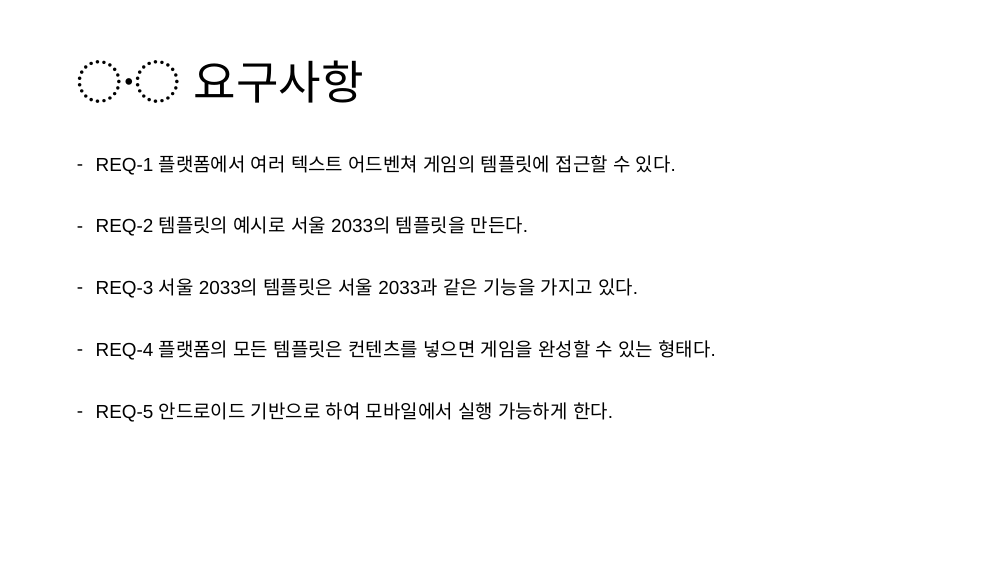
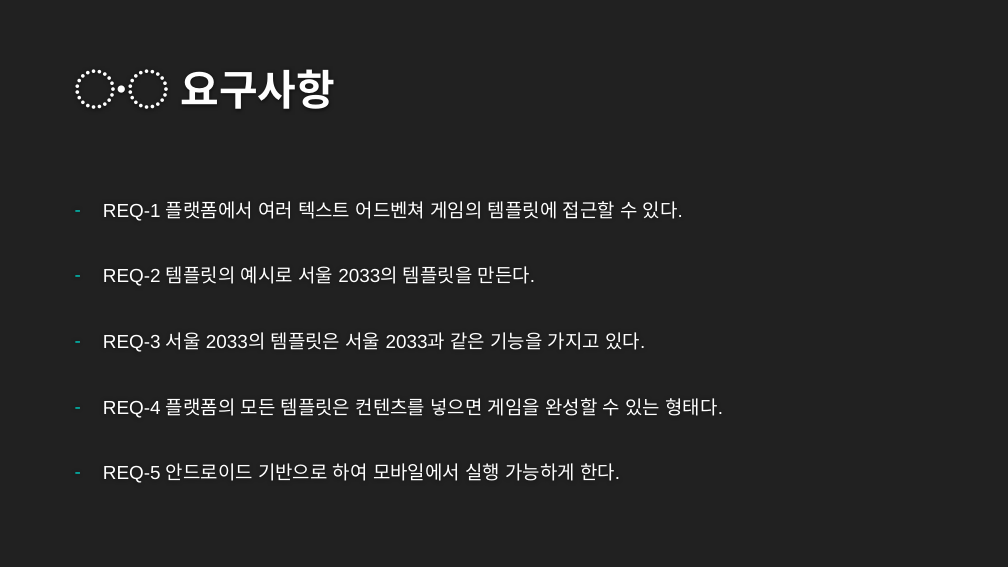
Before and after one commit to OSS-2021-team3/Drawing-Trade, a slide deck: slide 10 of OSS IDEA PROPOSAL.pptx (slide 9 before the commit). Drawn at 1008x567 pixels with LibreOffice and Linux fonts; fonts in the diff are those of the drawing; background and template pictures are left out. Boxes give left, top, right and bottom in pixels: in the first picture for what was removed or moved away, otherwise in the second. Text is boxed around its words. In the diff, an @@ line names an element or a change of style, - is before the commit and + after.

```diff
--- a/OSS IDEA PROPOSAL.pptx
+++ b/OSS IDEA PROPOSAL.pptx
@@ background #FFFFFF to #212121 @@
@@ title "〮 요구사항": place and size @@
-title "〮 요구사항" at (77,60,364,103)
+title "〮 요구사항" at (75,69,335,109)
@@ title "〮 요구사항" at (75,69,335,109): size 44 to 40 pt, font Noto Sans CJK KR to Quicksand, text colour #000000 to #FEFEFE, bold on; line spacing 0.9 to 1; vertical alignment middle to bottom @@
@@ text "REQ-1 플랫폼에서 여러 텍스트 어드벤쳐 ...": place and size @@
-text "REQ-1 플랫폼에서 여러 텍스트 어드벤쳐 ..." at (96,155,715,422)
+text "REQ-1 플랫폼에서 여러 텍스트 어드벤쳐 ..." at (103,201,723,483)
@@ text "REQ-1 플랫폼에서 여러 텍스트 어드벤쳐 ..." at (103,201,723,483): text colour #000000 to #FFFFFF; indent changed; line spacing 0.9 to 1; vertical alignment top to middle @@
```
Also in this commit, not shown: 10 other slides changed, 1 slide added.
